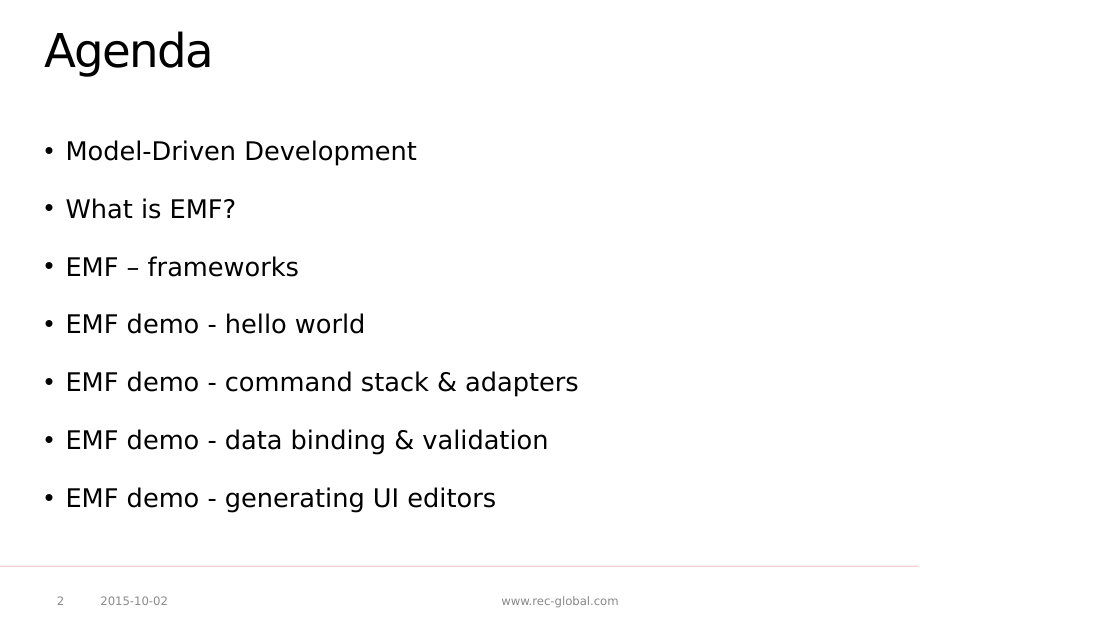
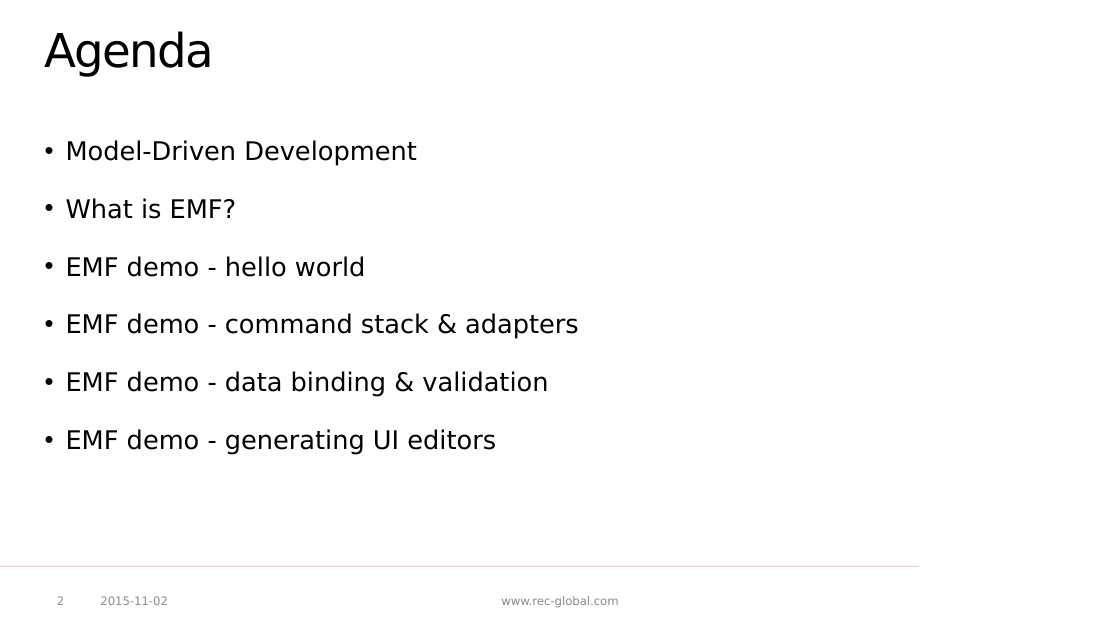
Before and after one commit to p-zalejko/jug_emf, a slide deck: slide 2 of JUG - EMF.pptx. Drawn at 1120x630 pixels with LibreOffice and Linux fonts; fonts in the diff are those of the drawing; background and template pictures are left out. Boxes give left, top, right and bottom in pixels: in the first picture for what was removed or moved away, otherwise in the second. Text is boxed around its words. In the diff, an @@ line names an element or a change of style, - is before the commit and + after.

Commit message:
updated a presentation

```diff
--- a/JUG - EMF.pptx
+++ b/JUG - EMF.pptx
@@ text at [66,256,299,277]: paragraph removed @@
-• EMF – frameworks
@@ text at [100,596,168,605]: text changed @@
-2015-10-02
+2015-11-02
```
Also in this commit, not shown: 14 other slides changed, 6 slides added.
